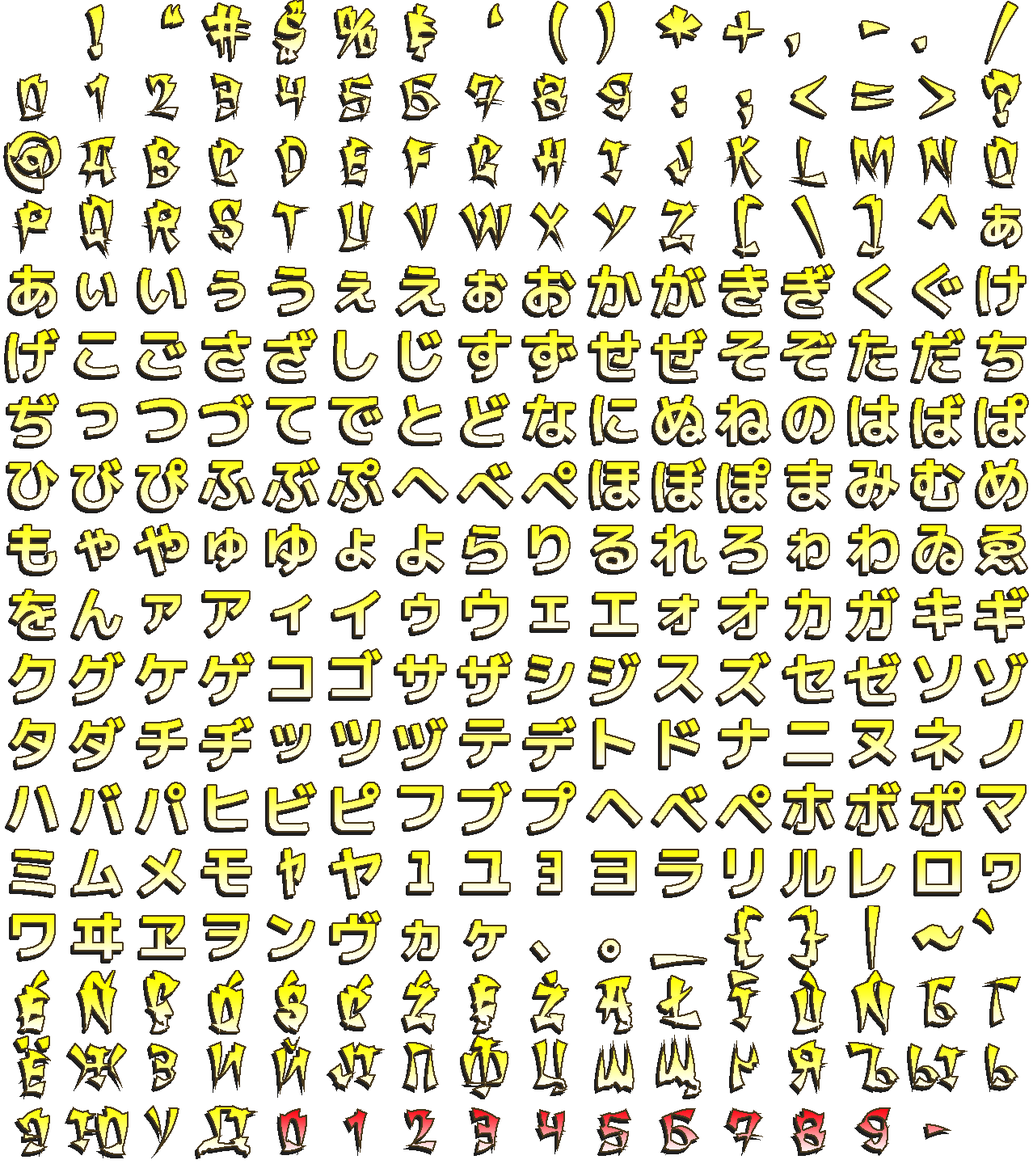
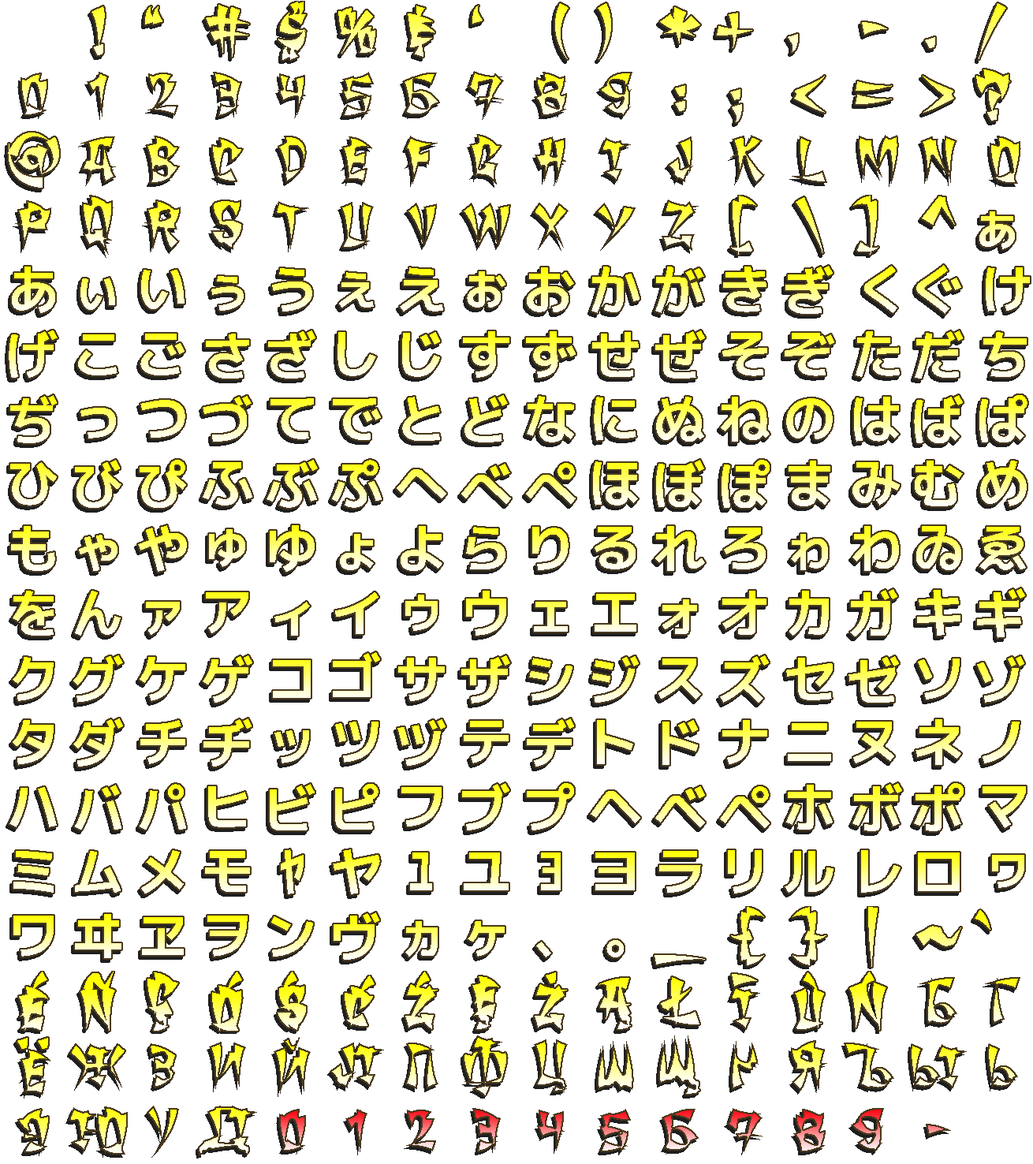
Layers edited between the first and the second (1033, 1164) image:
painted on "Layer 195" over [195, 1105, 249, 1160]
painted on "Layer 193" over [67, 1109, 129, 1159]
painted on "Layer 189" over [842, 1042, 900, 1094]
painted on "Layer 173" over [845, 970, 896, 1036]
painted on "Layer 143" over [845, 781, 905, 837]
painted on "Layer 113" over [973, 653, 1029, 707]
painted on "Layer 111" over [844, 653, 902, 707]
painted on "Layer 109" over [718, 651, 772, 706]
painted on "Layer 105" over [457, 651, 513, 709]
painted on "Layer 103" over [328, 648, 382, 703]
painted on "Layer 101" over [198, 651, 255, 707]
painted on "Layer 99" over [69, 651, 126, 707]
painted on "Layer 97" over [973, 586, 1029, 644]
painted on "Layer 79" over [846, 523, 901, 577]
painted on "Layer 63" over [845, 459, 902, 512]
painted on "Layer 54" over [261, 457, 321, 514]
painted on "Layer 48" over [909, 392, 966, 449]
painted on "Layer 44" over [651, 394, 707, 448]
painted on "Layer 31" over [847, 328, 902, 382]
painted on "Layer 22" over [263, 328, 318, 385]
painted on "Layer 17" over [975, 265, 1032, 318]
painted on "Layer 11" over [586, 264, 643, 319]
painted on "?" over [972, 67, 1023, 128]
painted on "@" over [3, 145, 62, 195]
…and 242 more changes (242 painted)
